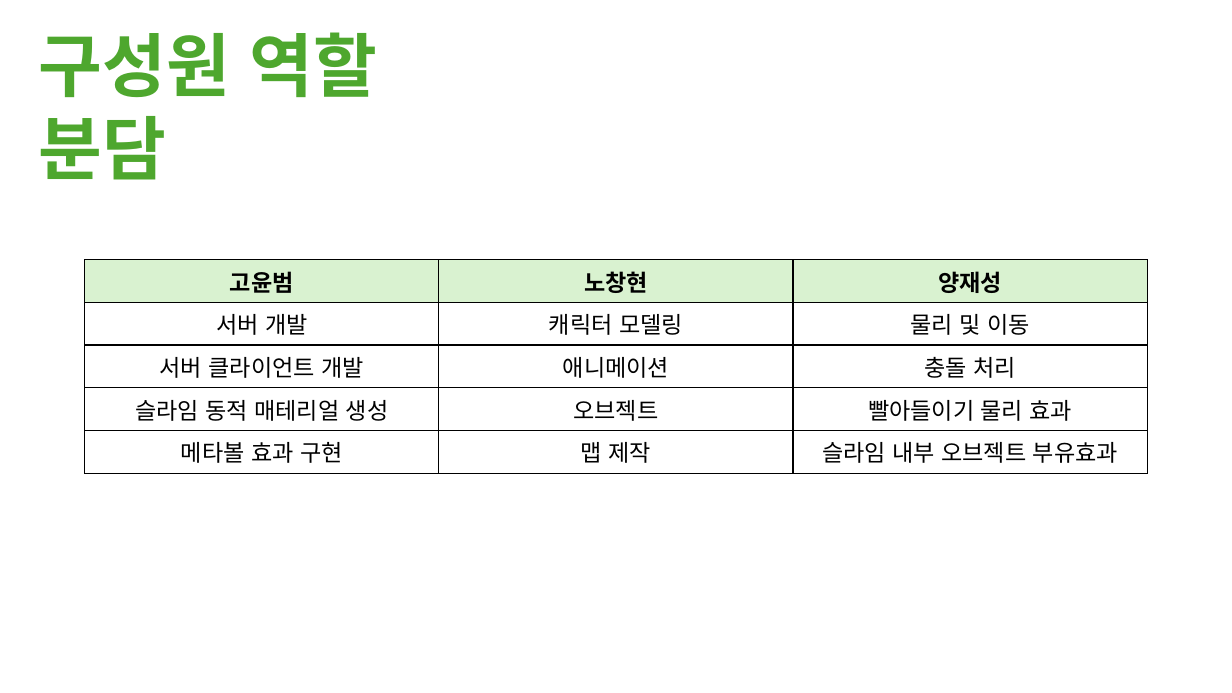
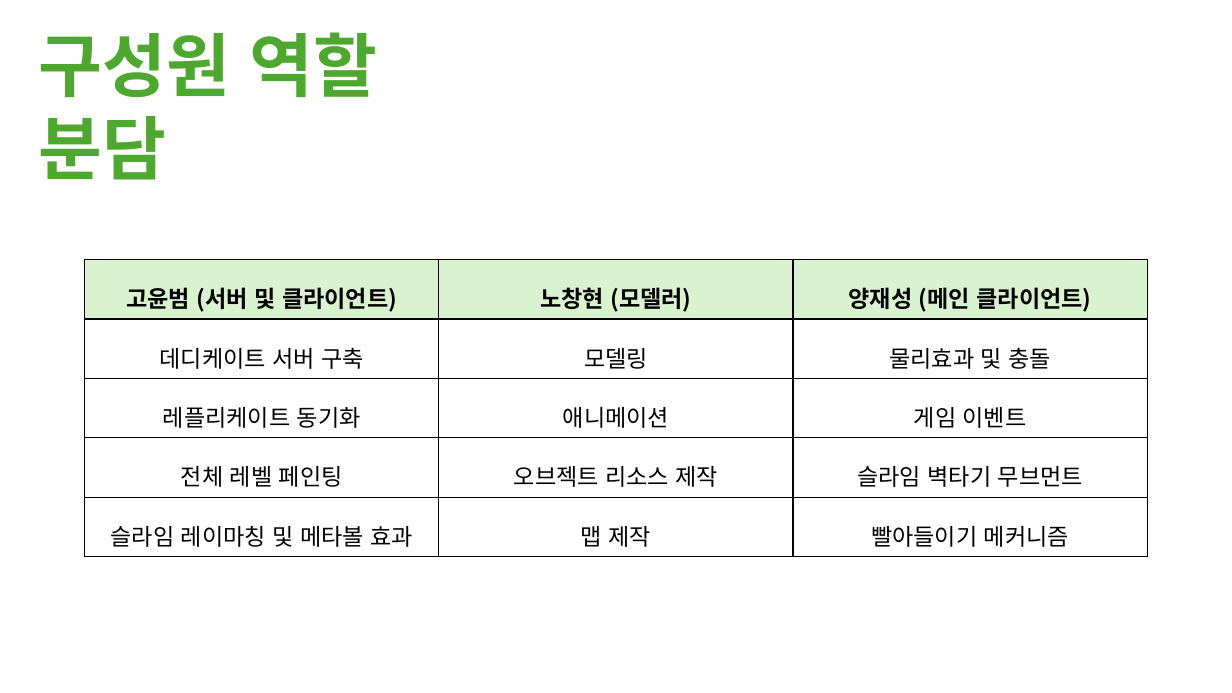
Before and after one commit to M055B411/23TH_TUK_Senior_Project, a slide deck: slide 9 of 제안서/EatUpAll_고윤범_노창현_양재성.pptx. Drawn at 1232x693 pixels with LibreOffice and Linux fonts; fonts in the diff are those of the drawing. Boxes give left, top, right and bottom in pixels: in the first picture for what was removed or moved away, otherwise in the second. Text is boxed around its words. In the diff, an @@ line names an element or a change of style, - is before the commit and + after.

Commit message:
Docs: Add Renew 중간발표용 EatUpAll_고윤범_노창현_양재성.ppt
- Upload 'EatUpAll_고윤범_노창현_양재성.ppt'

```diff
--- a/제안서/EatUpAll_고윤범_노창현_양재성.pptx
+++ b/제안서/EatUpAll_고윤범_노창현_양재성.pptx
@@ table at [85, 260, 1147, 551] @@
-row 1: 고윤범 | 노창현 | 양재성
+row 1: 고윤범 (서버 및 클라이언트) | 노창현 (모델러) | 양재성 (메인 클라이언트)
-row 2: 서버 개발 | 캐릭터 모델링 | 물리 및 이동
+row 2: 데디케이트 서버 구축 | 모델링 | 물리효과 및 충돌
-row 3, column 1: 서버 클라이언트 개발
+row 3, column 1: 레플리케이트 동기화
-row 3, column 3: 충돌 처리
+row 3, column 3: 게임 이벤트
-row 4: 슬라임 동적 매테리얼 생성 | 오브젝트 | 빨아들이기 물리 효과
+row 4: 전체 레벨 페인팅 | 오브젝트 리소스 제작 | 슬라임 벽타기 무브먼트
-row 5, column 1: 메타볼 효과 구현
+row 5, column 1: 슬라임 레이마칭 및 메타볼 효과
-row 5, column 3: 슬라임 내부 오브젝트 부유효과
+row 5, column 3: 빨아들이기 메커니즘
@@ line spacing 1 to 1.5 @@
```
Also in this commit, not shown: 8 other slides changed, 2 slides added, 2 slides removed, 3 other files.
